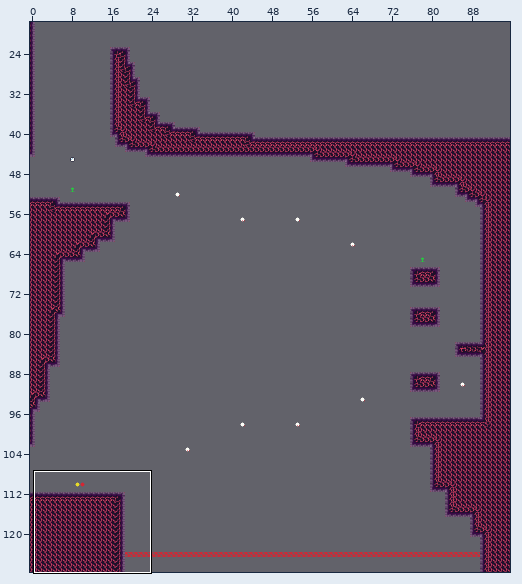
Tiled map, stored at mapping_tools/tilemaps/fire4.tmx. The picture above shows the old version from afar; the outline marks the close-up.
Close-up. First the earlier version:
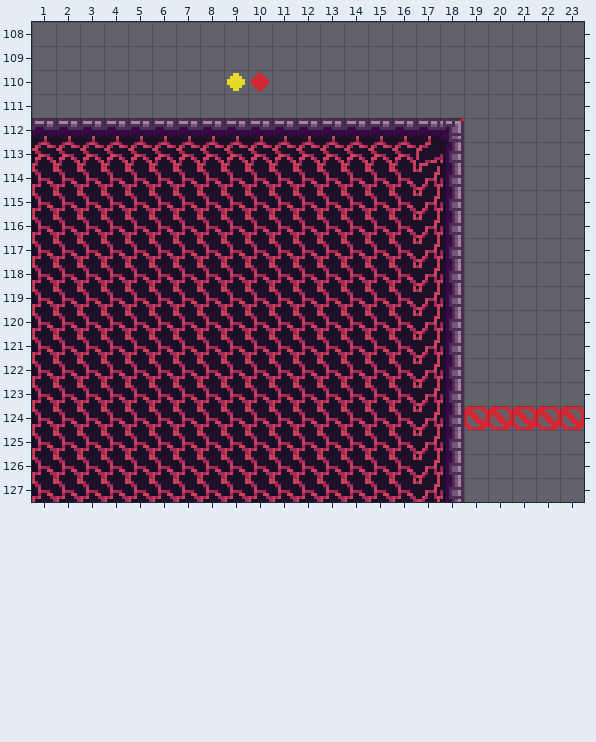
Cells are 8x8 px. Shown: x 1..23, y 108..127. The commit also changed other parts of the map, which this record leaves out.
The same view after the edit:
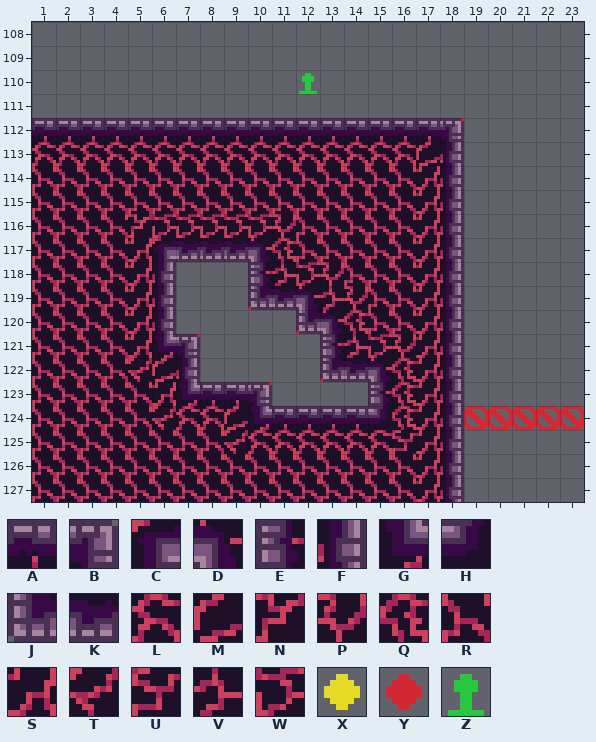
Key: from "fire": A 1, B 2, C 3, D 4, E 13, F 15, G 16, H 17, J 26, K 27, L 50, M 51, N 60, P 61, Q 62, R 63, S 64, T 73, U 74, V 75, W 76; from "tools": X 11 "Electric Generator", Y 12, Z 19 "Checkpoint".
_ is an empty cell.
Tiles replaced or removed in this view: R, X, Y.
Diff:
Changed rows in their new state; . is an unchanged cell.
Layer "entity":
first column x 9:
110 __.Z
Layer "draft":
first column x 7:
118 ___.....
119 ___.....
120 _____...
121 ._____..
122 ._____..
123 ....____
Layer "map":
first column x 5:
116 NWWWWWP.....
117 SCKKKDQ.....
118 SF___EVWP...
119 SF___JKDVP..
120 SF_____JDQ..
121 SGB_____EVWP
122 TMF_____JKDQ
123 .SGAAB____EQ
124 .TLLMGAAAAHQ
125 ....TLLLLLLU
